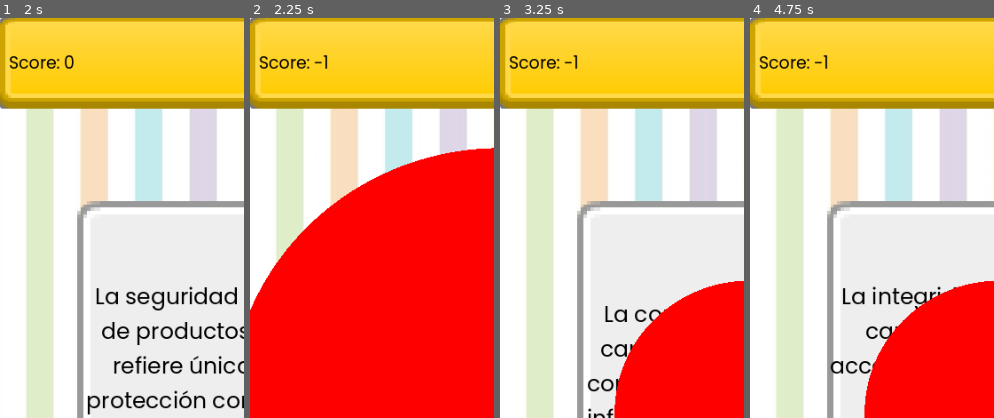
Above: before the commit, frames 1-4 (left to right).
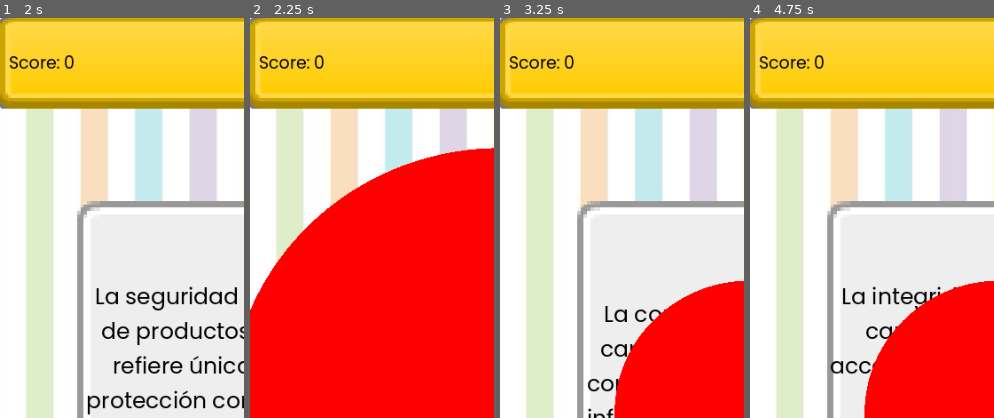
Above: after the commit, the same moments.

Repository: gus0117/godot-true-or-false-game
Game: Godot game, scene res://Scenes/ui_true_or_false.tscn
Two runs of this game, one before a commit and one after it. Both use one fixed random seed, a clock stepped at 60 frames per second and the inputs below.
Inputs:
- Up to frame 1 (2 s): click "Skip" at 0.5 s; click "Skip" at 1.25 s
- Up to frame 2 (2.25 s): click "True" at 2 s
- Up to frame 3 (3.25 s): click "Next" at 2.75 s
- Up to frame 4 (4.75 s): click "False" at 3.5 s; click "Next" at 4.25 s
The pictures show only the part of the screen within x 0-50%, y 0-50%; the shares and areas given below are measured in that part.

Frame 1 is identical in both runs. In frame 2, 0.1% of the frame differs, in the area x 26-32%, y 9-13%; in frame 3, 0.1%; in frame 4, 0.1%.

Commit message:
Fix signals for popup and score component

Diff:
--- a/Scripts/Managers/GameManager.gd
+++ b/Scripts/Managers/GameManager.gd
@@ -12,13 +12,14 @@
 func _ready():
 	var qm: QuestionManager = get_tree().get_first_node_in_group("QuestionManager")
 	qm.on_update_index.connect(AddQuestionCount)
+	qm.answer_checked.connect(SetScore)
 
 func SetScore(value: int) -> void:
 	score += value
 	if score < 0:
 		score = 0
 	print("Score: " + str(score))
-	on_points_updated.emit(value) # Score component needs score, but Popup component needs value :/
+	on_points_updated.emit(score) # Score component needs score, but Popup component needs value :/
 
 func SetAmountQuestions(value: int) -> void:
 	amountQuestion = value
--- a/Scripts/Managers/QuestionManager.gd
+++ b/Scripts/Managers/QuestionManager.gd
@@ -14,14 +14,11 @@
 # Signals
 signal on_update_question(quest: String) #emit when current question was updated
 signal on_update_index #emit when index was updated
-
-#References
-var gameManager : GameManager
+signal answer_checked(ans: int) #Emit when the answer was checked and send if answer was correct = 1, incorrect = -1 or no answer = 0
 
 func _ready():
 	questionList = QLManager.get_questions()
 	getNextQuestion()
-	gameManager = get_tree().get_first_node_in_group("GameManager")
 
 #Register the player answer
 func savePlayerAnswer(ans: Question.Answer) -> void:
@@ -29,14 +26,16 @@
 	var i = questionList.find(currentQuestion) #find index from array
 	if i >= 0:
 		questionList[i].playerAnswer = ans
-		gameManager.SetScore(checkPlayerAnswer(ans))
+		answer_checked.emit(checkPlayerAnswer(ans))
 	#Pass question anyway
 	#getNextQuestion()
 
 func checkPlayerAnswer(ans: Question.Answer) -> int:
 	if ans == boolToAnswer(currentQuestion.answer):
-		return 1
-	return -1
+		return 1 #Correct answer
+	if ans == Question.Answer.NA:
+		return 0 #No Answer
+	return -1 # Incorrect answer
 
 func boolToAnswer(ans: bool) -> Question.Answer:
 	return Question.Answer.TRUE if ans == true else Question.Answer.FALSE
--- a/Scripts/popup_componet.gd
+++ b/Scripts/popup_componet.gd
@@ -9,7 +9,8 @@
 @onready var correct_icon = $Icons/Correct
 @onready var incorrect_icon = $Icons/Incorrect
 
-var gameManager : GameManager
+#References
+var questionManager : QuestionManager
 
 # Color Settings
 @export var failColor : Color
@@ -23,17 +24,18 @@
 signal on_next # Signal to pass to next question
 
 func _ready():
-	if get_tree().has_group("GameManager"):
-		gameManager = get_tree().get_first_node_in_group("GameManager")
-		gameManager.on_points_updated.connect(checkPoints)
+	if get_tree().has_group("QuestionManager"):
+		questionManager = get_tree().get_first_node_in_group("QuestionManager")
+		questionManager.answer_checked.connect(showPopup)
 	correct_icon.visible = false
 	incorrect_icon.visible = false
 
-func checkPoints(value: int) -> void:
+func showPopup(value: int) -> void:
 	if value < 0:
 		ShowIncorrectMsg()
 	else:
 		ShowCorrectMsg()
+	#Left 0 option, than means No answer or skip question
 
 func ShowCorrectMsg() -> void:
 	bg_color.material.set_shader_parameter("color", successColor)
